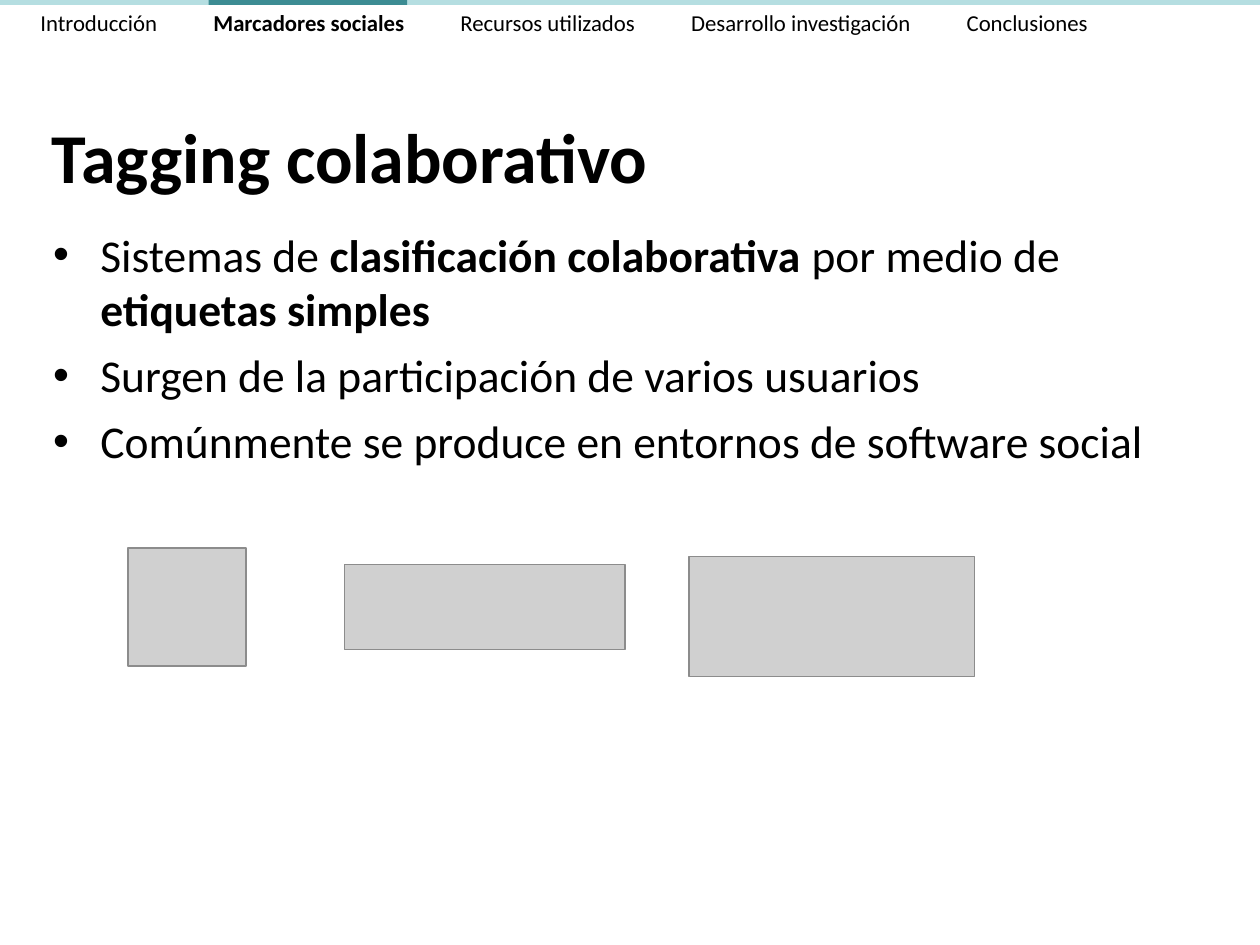
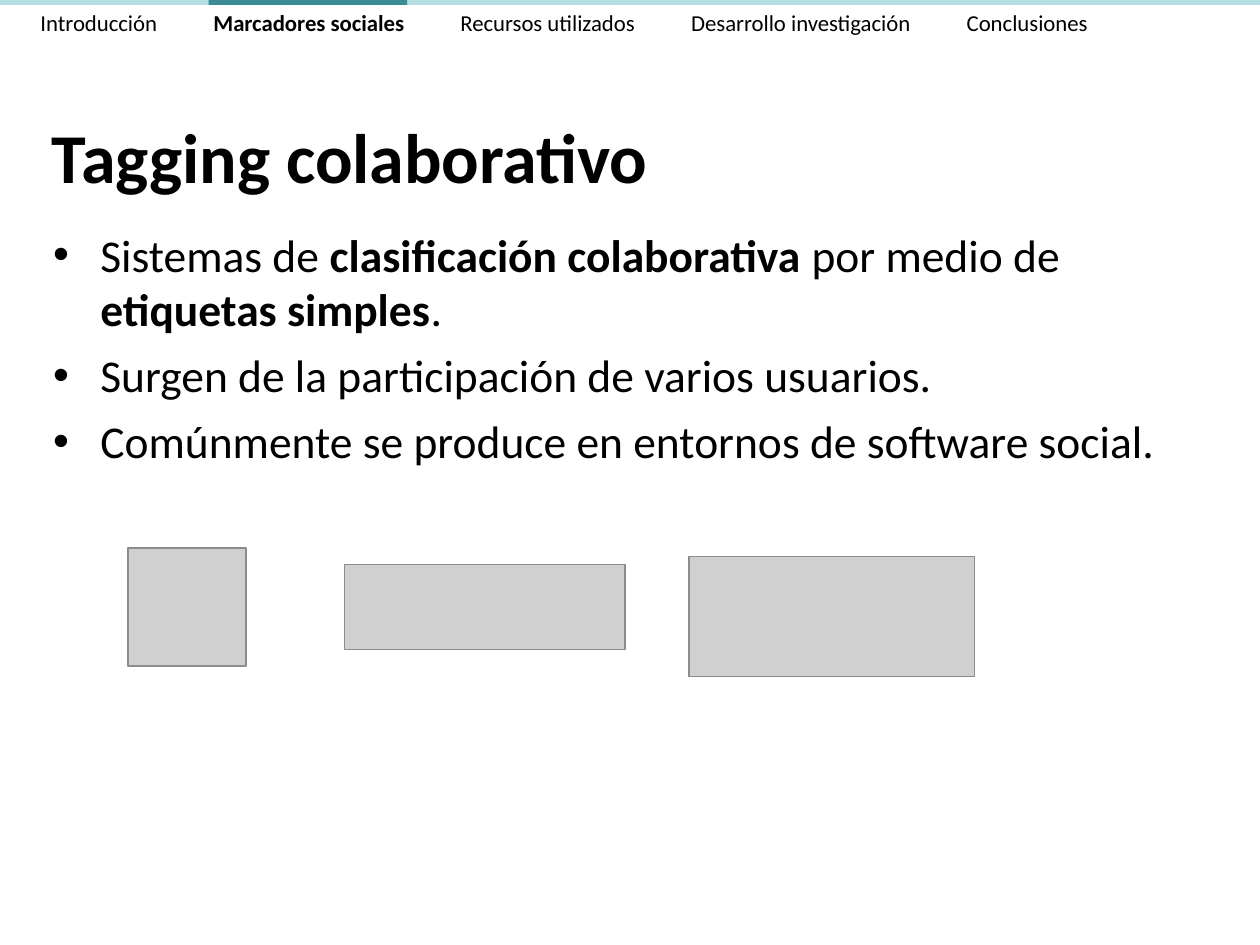
Before and after one commit to ak907kenai/nicotournetesis, a slide deck: slide 10 of docs_trunk/Presentación/Nicolás Tourné - Presentación Tesis (v2.3).ppt. Drawn at 1260x945 pixels with LibreOffice and Linux fonts; fonts in the diff are those of the drawing; grey boxes stand for pictures. Boxes give left, top, right and bottom in pixels: in the first picture for what was removed or moved away, otherwise in the second. Text is boxed around its words. In the diff, an @@ line names an element or a change of style, - is before the commit and + after.

```diff
--- a/docs_trunk/Presentación/Nicolás Tourné - Presentación Tesis (v2.3).ppt
+++ b/docs_trunk/Presentación/Nicolás Tourné - Presentación Tesis (v2.3).ppt
@@ text at [100, 240, 1154, 466]: text changed @@
-• Sistemas de clasificación colaborativa por medio de etiquetas simples
-• Surgen de la participación de varios usuarios
-• Comúnmente se produce en entornos de software social
+• Sistemas de clasificación colaborativa por medio de etiquetas simples.
+• Surgen de la participación de varios usuarios.
+• Comúnmente se produce en entornos de software social.
```
Also in this commit, not shown: 23 other slides changed, 11 slides removed, 1 other file.
